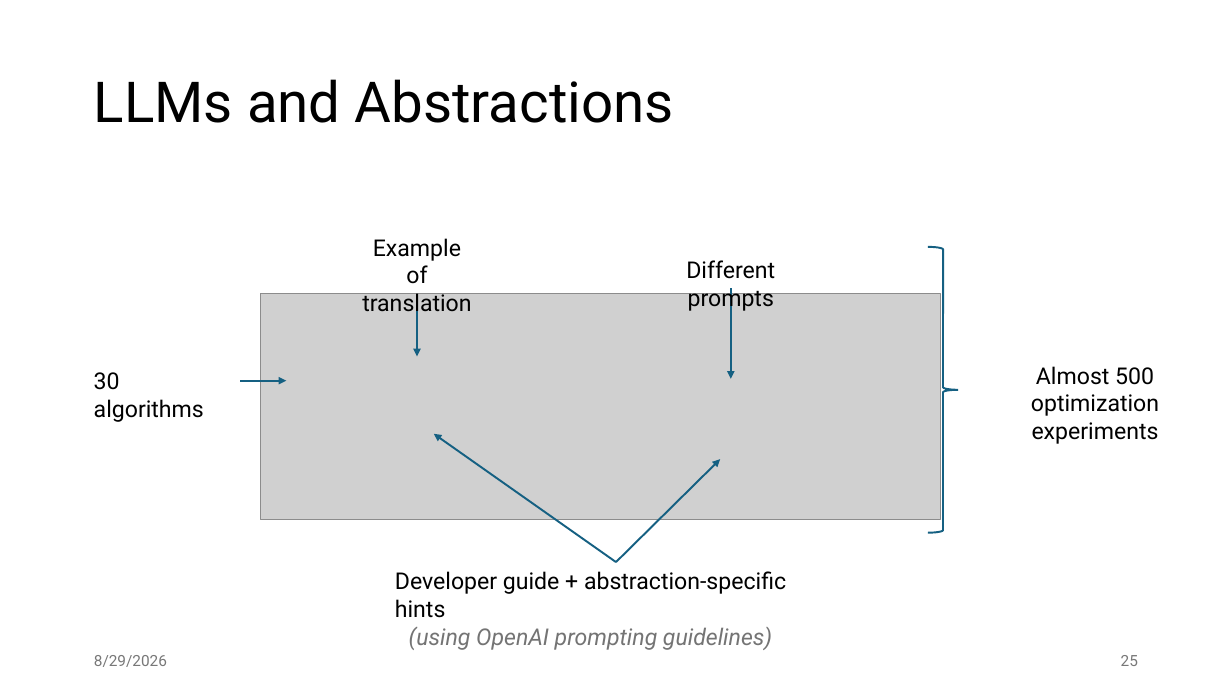
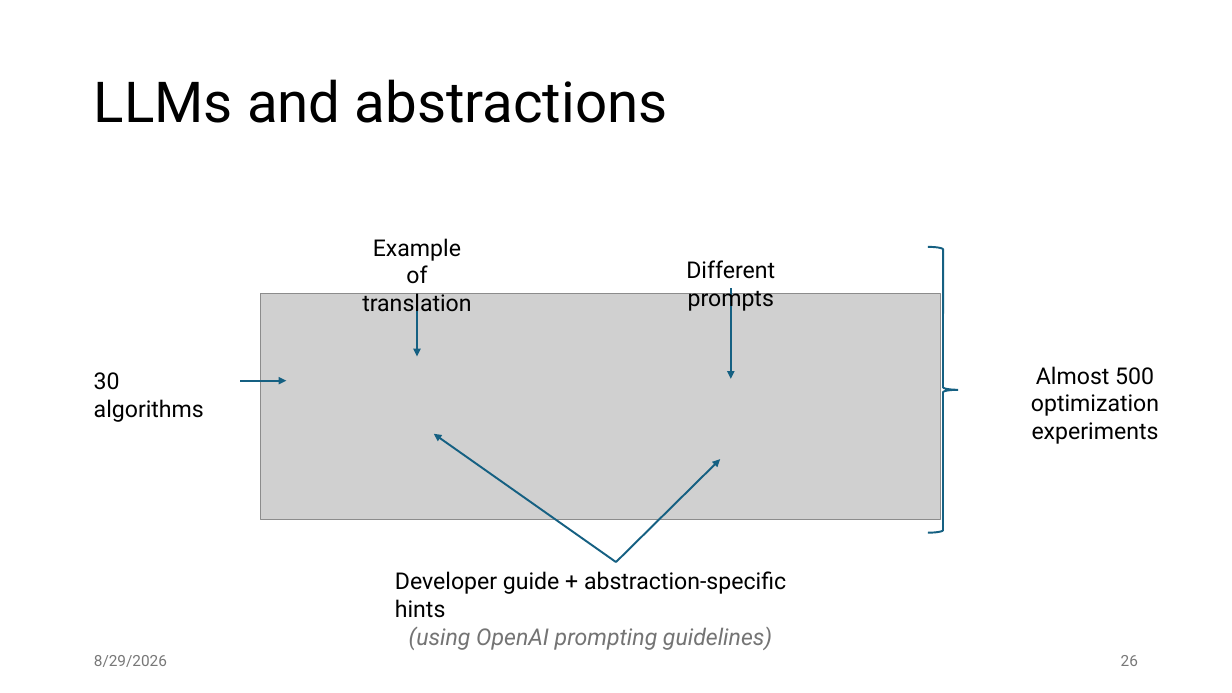
Before and after one commit to jiriklepl/phd-thesis, a slide deck: slide 26 of slides/Optimizing Memory Layouts and Traversal Orders in High-Performance Computing.pptx (slide 25 before the commit). Drawn at 1232x693 pixels with LibreOffice and Linux fonts; fonts in the diff are those of the drawing; grey boxes stand for pictures. Boxes give left, top, right and bottom in pixels: in the first picture for what was removed or moved away, otherwise in the second. Text is boxed around its words. In the diff, an @@ line names an element or a change of style, - is before the commit and + after.

```diff
--- a/slides/Optimizing Memory Layouts and Traversal Orders in High-Performance Computing.pptx
+++ b/slides/Optimizing Memory Layouts and Traversal Orders in High-Performance Computing.pptx
@@ title at (x1=94, y1=79, x2=668, y2=123): text changed @@
-LLMs and Abstractions
+LLMs and abstractions
```
Also in this commit, not shown: 13 other slides changed, 2 slides added, 1 slide removed.
